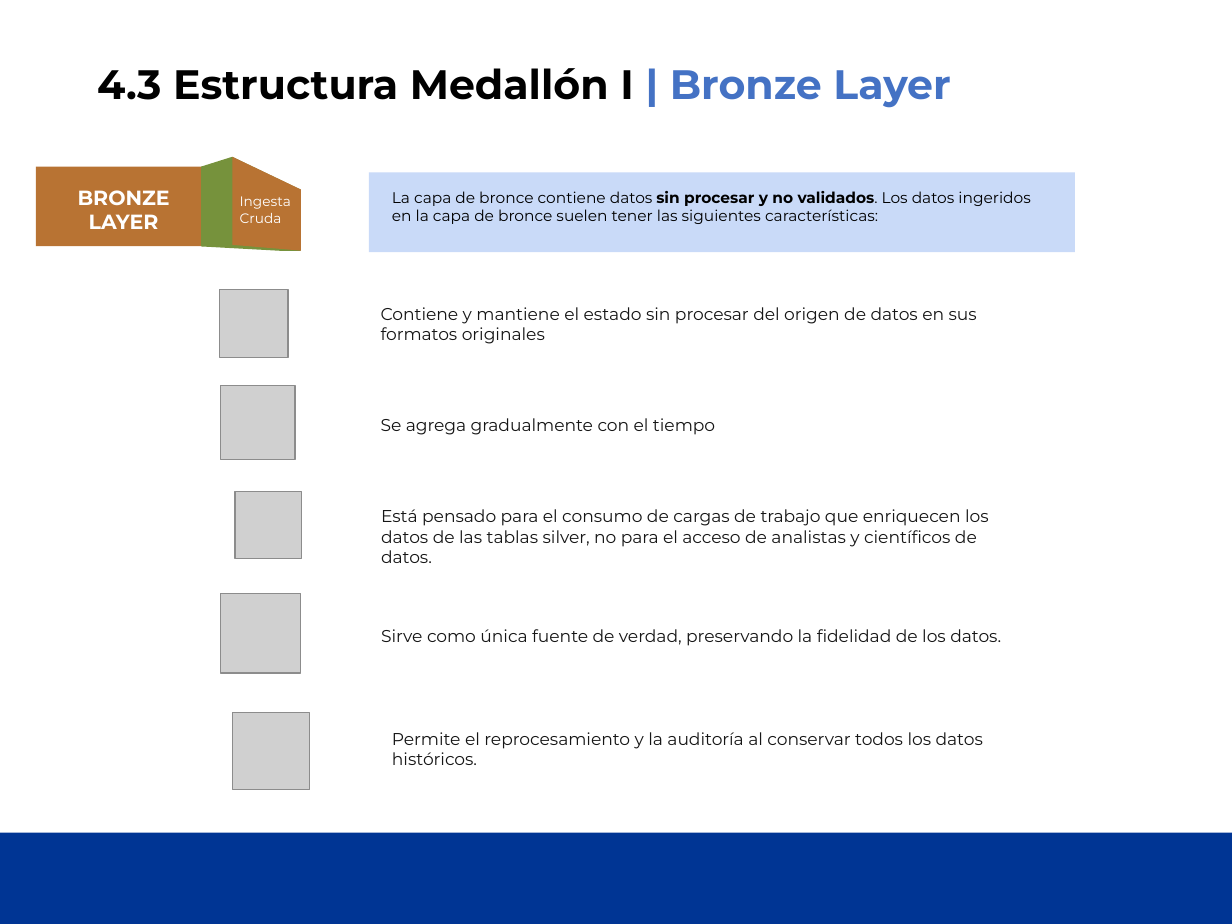
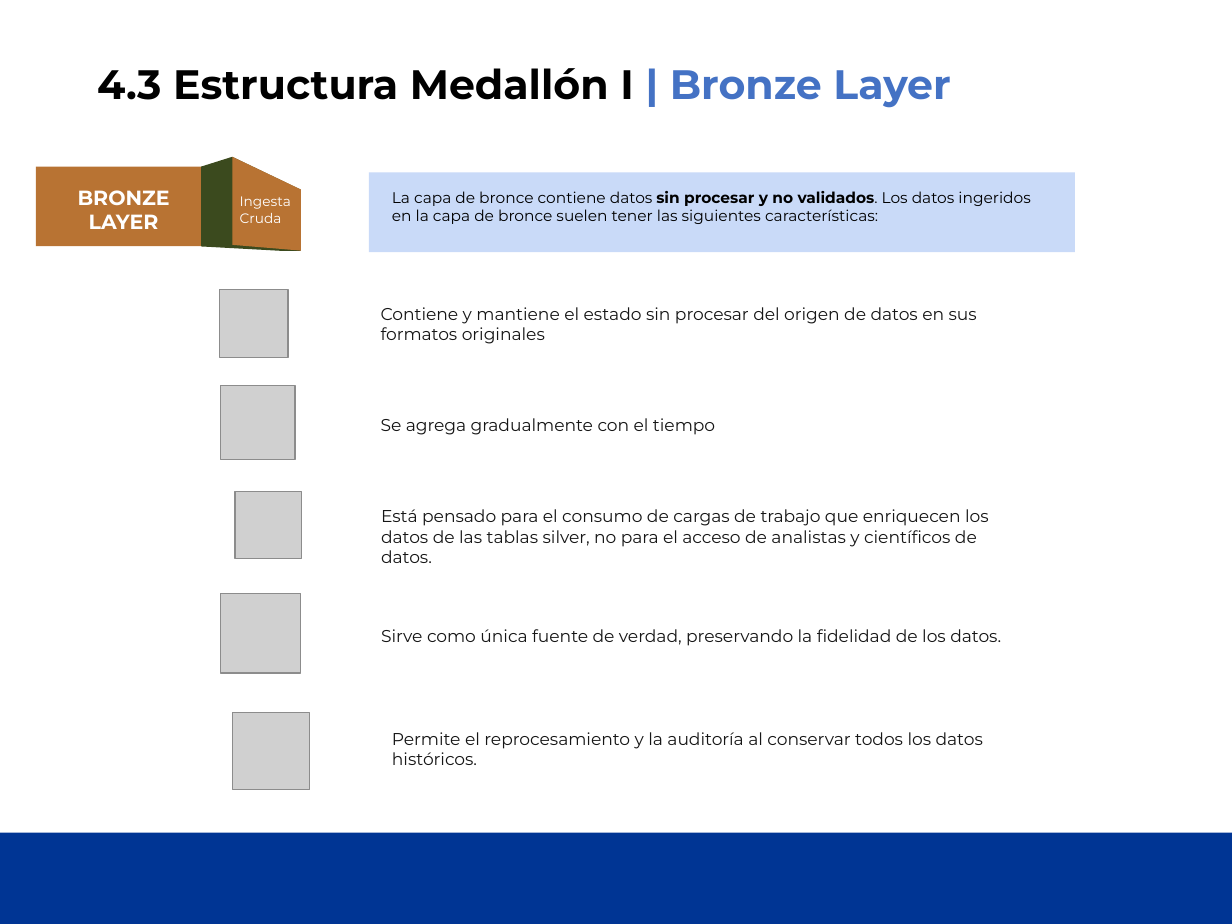
Before and after one commit to jmartinezceste/251101Course_UC_Ceste, a slide deck: slide 10 of UC_Course_Sesion1/UCDatabrick - Sesion 1.pptx. Drawn at 1232x924 pixels with LibreOffice and Linux fonts; fonts in the diff are those of the drawing; grey boxes stand for pictures; background and template pictures are left out. Boxes give left, top, right and bottom in pixels: in the first picture for what was removed or moved away, otherwise in the second. Text is boxed around its words. In the diff, an @@ line names an element or a change of style, - is before the commit and + after.

```diff
--- a/UC_Course_Sesion1/UCDatabrick - Sesion 1.pptx
+++ b/UC_Course_Sesion1/UCDatabrick - Sesion 1.pptx
@@ freeform shape at <box>201,156,301,250</box>: fill #76923C to #3B4A1E @@
```
Also in this commit, not shown: 3 other slides changed.
